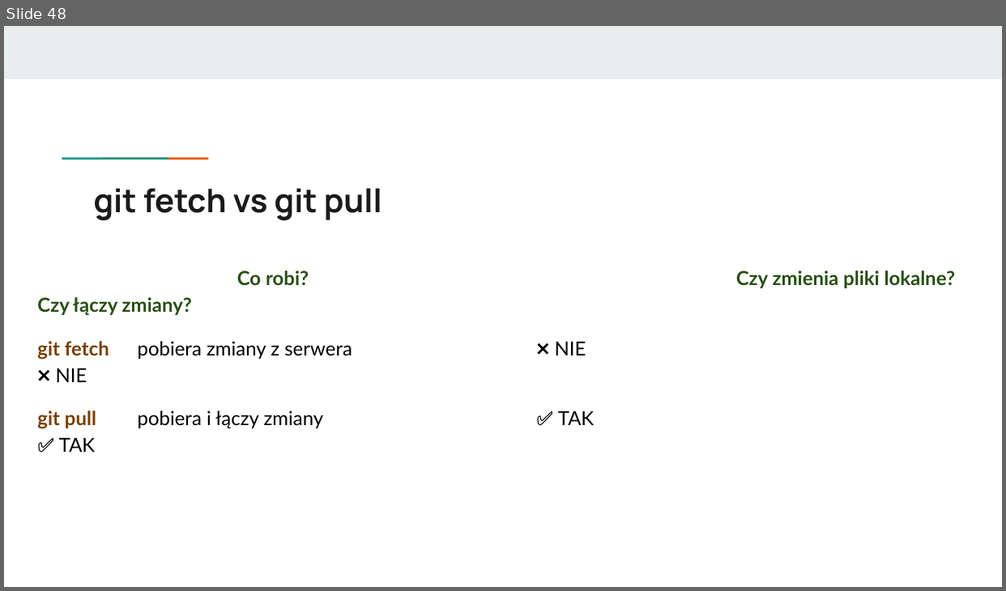
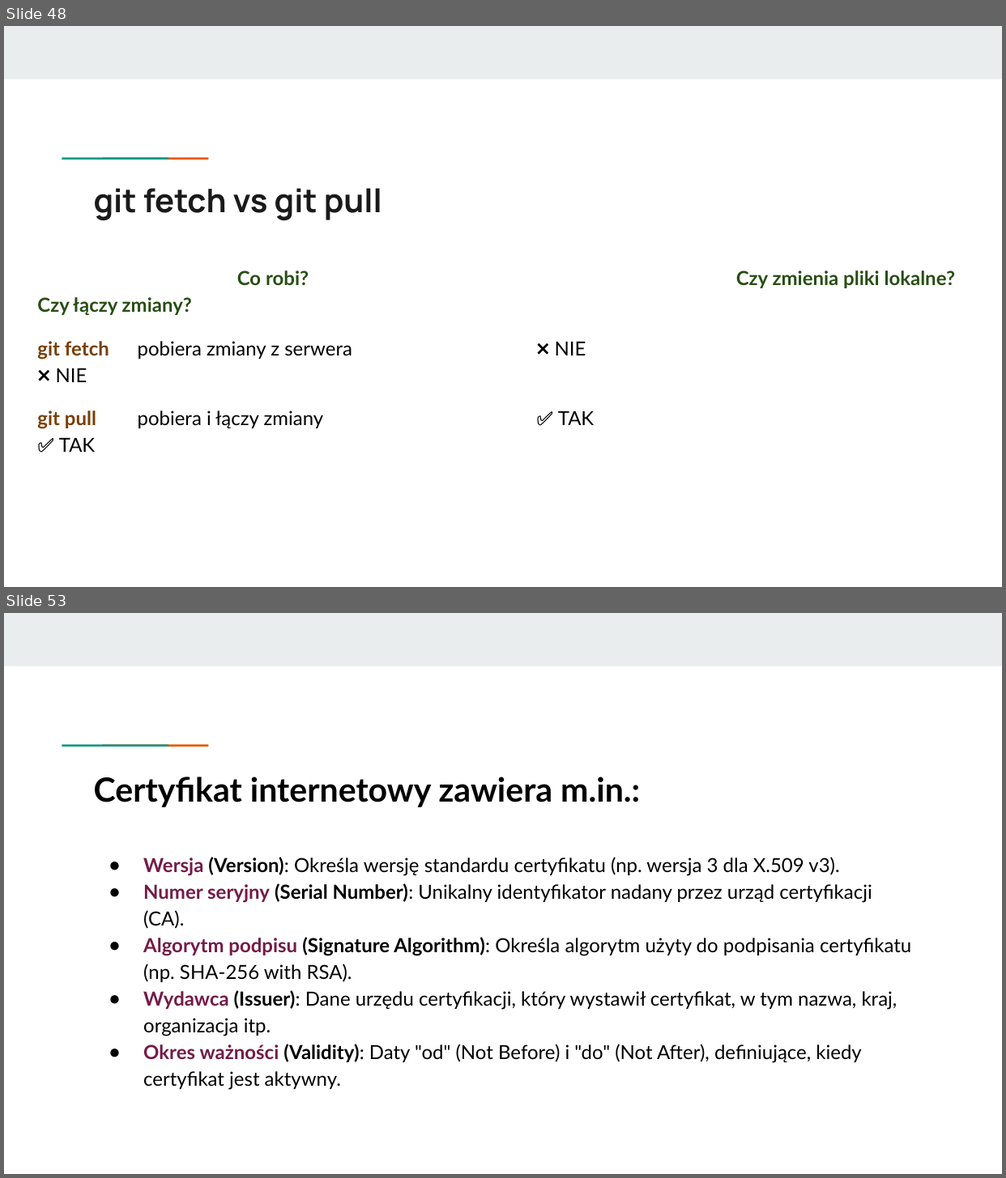
Before and after one commit to KasiaKasia/PRZEDMIOTY, a slide deck: ZASTOSOWANIE_INFORMATYKI/1A-gr_2/Zastosowanie informatyki - 1A gr. 2-plik2.pptx. Shown one above the other, each under a label of ours: slide 48 before the commit, slides 48 and 53 after it; the slides between them are not shown. The pictures are 1006x591 and 1006x1178 pixels, drawn with LibreOffice and Linux fonts; fonts in the diff are those of the drawing. Boxes give left, top, right and bottom in pixels: in the first picture for what was removed or moved away, otherwise in the second. Text is boxed around its words. In the diff, an @@ line names an element or a change of style, - is before the commit and + after.

```diff
--- a/ZASTOSOWANIE_INFORMATYKI/1A-gr_2/Zastosowanie informatyki - 1A gr. 2-plik2.pptx
+++ b/ZASTOSOWANIE_INFORMATYKI/1A-gr_2/Zastosowanie informatyki - 1A gr. 2-plik2.pptx
@@ slide 53 added at (4, 613, 1002, 1174), background #FFFFFF; not listed: 3 template elements that a slide beside it also shows @@
@@ title added at (94, 777, 640, 807), 24 pt, text #000000, bold @@
+Certyfikat internetowy zawiera m.in.:
@@ text added at (143, 857, 911, 1090), 14 pt, text #000000 @@
+● Wersja (Version): Określa wersję standardu certyfikatu (np. wersja 3 dla X.509 v3).
+● Numer seryjny (Serial Number): Unikalny identyfikator nadany przez urząd certyfikacji (CA).
+● Algorytm podpisu (Signature Algorithm): Określa algorytm użyty do podpisania certyfikatu (np. SHA-256 with RSA).
+● Wydawca (Issuer): Dane urzędu certyfikacji, który wystawił certyfikat, w tym nazwa, kraj, organizacja itp.
+● Okres ważności (Validity): Daty "od" (Not Before) i "do" (Not After), definiujące, kiedy certyfikat jest aktywny.
```
Also in this commit, not shown: 14 other slides added, 1 other file.
